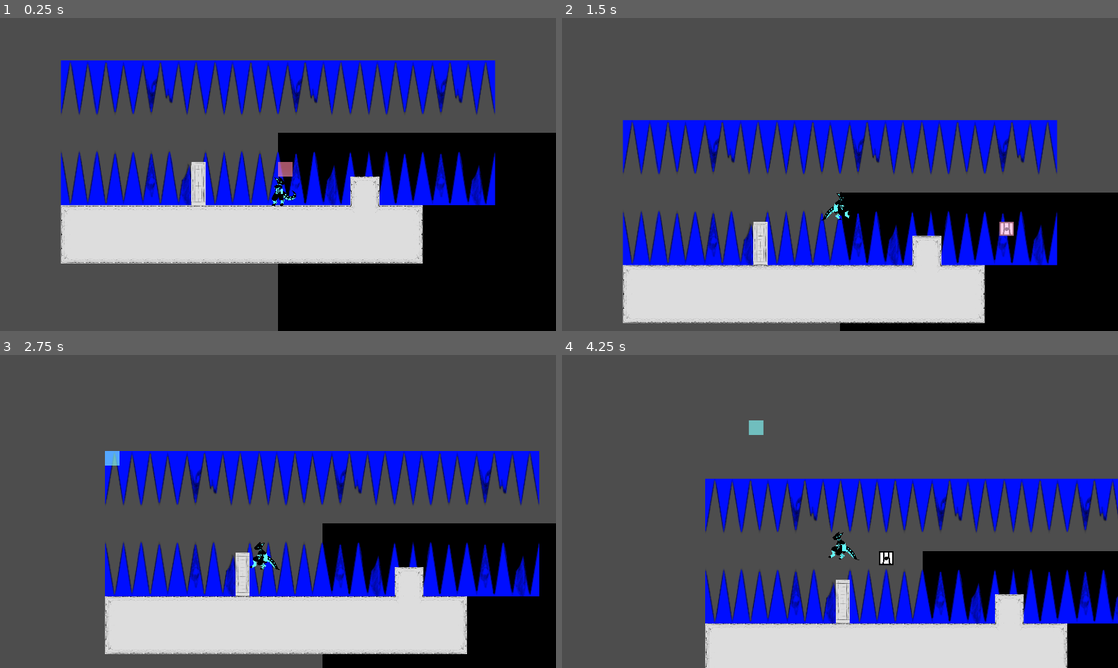
Above: before the commit, frames 1-4 (two rows, left to right).
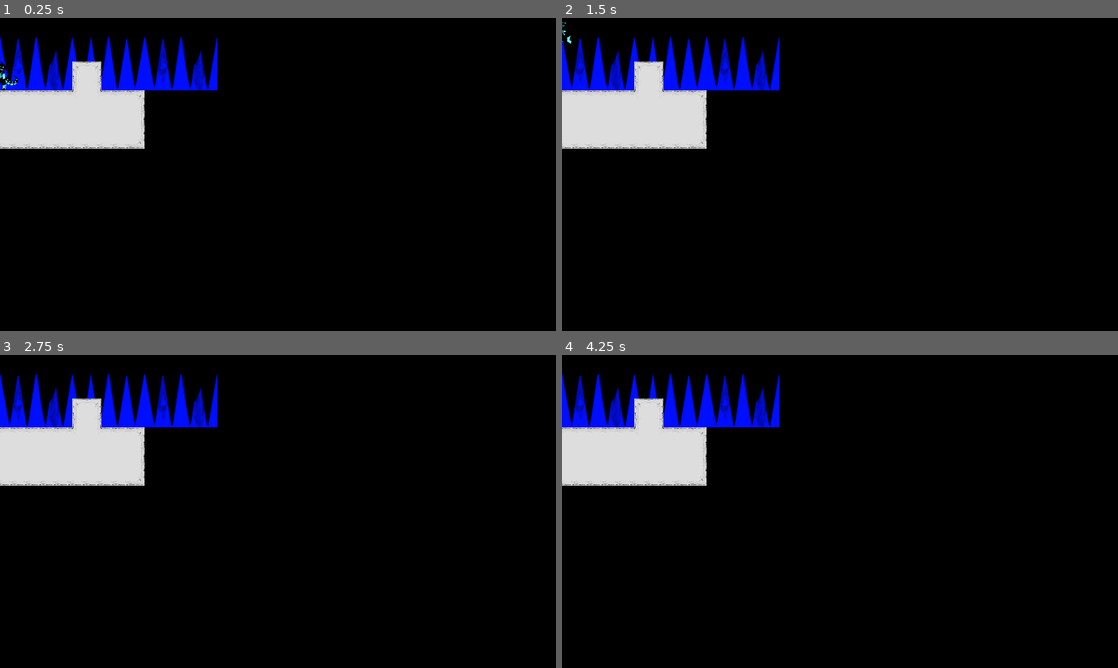
Above: after the commit, the same moments.

Repository: scales-in-git/TeamTime
Game: Godot game, scene res://Scenes/Levels/Debug/DebugLevel.tscn
The game is run twice, just before and just after one commit, with the same random seed, the same clock (stepped at 60 frames per second) and the same inputs. This scene is started directly instead of the project's main scene.
Inputs (mouse positions are in pixels of both pictures, inside the frame that each line leads up to):
- Up to frame 1 (0.25 s): no input
- Up to frame 2 (1.5 s): tap Enter (ui_accept) at 0.5 s; move the mouse to (812, 237) at 0.52 s; hold Right mouse button (player_block_delete) 0.53-1.28 s; hold W (player_up) from 0.53 s (still down); click (812, 237) at 0.67 s; tap Space (player_jump) at 0.77 s; move the mouse to (1006, 221) at 1.27 s; click (1006, 221) at 1.35 s
- Up to frame 3 (2.75 s): tap Space (player_jump) at 1.52 s; move the mouse to (111, 464) at 2.02 s; release W (player_up) at 2.03 s; hold A (player_left) from 2.03 s (still down); hold Q (player_delete_all) from 2.03 s (still down)
- Up to frame 4 (4.25 s): move the mouse to (867, 511) at 2.77 s; release Q (player_delete_all) at 2.78 s; tap E (player_interact) at 2.85 s; click (867, 511) at 2.92 s; tap Space (player_jump) at 3.02, 3.77 s; move the mouse to (756, 433) at 3.52 s; release A (player_left) at 3.53 s; hold S from 3.53 s (still down); hold F from 3.53 s (still down)

The runs differ from the first frame. In frame 1, 77% of the frame differs, in the area x 0-100%, y 0-100%; in frame 2, 87%; in frame 3, 89%; in frame 4, 94%.
Error after the commit: Attempt to call function 'get_global_mouse_position' in base 'null instance' on a null instance. (res://Scenes/Characters/Player/BlockPlaceHelper.gd:84)

Commit message:
Fixed camera not consistently transitioning through doors

Diff:
--- a/Scenes/Characters/Player/Player.gd
+++ b/Scenes/Characters/Player/Player.gd
@@ -81,6 +81,9 @@
 	$%PhantomCamera.follow_damping = true
 	$%PhantomCamera.follow_damping_value = Vector2(.2, .2)
 	$%PhantomCamera.follow_offset.y = -300
+	var camera_collection = $%CameraCollection
+	remove_child(camera_collection)
+	add_sibling(camera_collection)
 
 func load_sfx(sfx_to_load):
 	if $%sfx_player.stream != sfx_to_load:
--- a/Scenes/Characters/Player/Player.tscn
+++ b/Scenes/Characters/Player/Player.tscn
@@ -13,17 +13,17 @@
 [ext_resource type="Texture2D" uid="uid://bdm5eipd1m8bw" path="res://Glow.png" id="8_xst4l"]
 [ext_resource type="AudioStream" uid="uid://bdwl6qwo0cjy3" path="res://fx/sfx_spluh_ethan.mp3" id="12_rdi2b"]
 
+[sub_resource type="RectangleShape2D" id="RectangleShape2D_8y2kw"]
+size = Vector2(80, 190)
+
+[sub_resource type="RectangleShape2D" id="RectangleShape2D_gqvyu"]
+size = Vector2(95, 95)
+
 [sub_resource type="Resource" id="Resource_p3isv"]
 script = ExtResource("6_xst4l")
 duration = 1.0
 transition = 2
 ease = 2
-
-[sub_resource type="RectangleShape2D" id="RectangleShape2D_8y2kw"]
-size = Vector2(80, 190)
-
-[sub_resource type="RectangleShape2D" id="RectangleShape2D_gqvyu"]
-size = Vector2(95, 95)
 
 [node name="Player" type="CharacterBody2D" node_paths=PackedStringArray("animated_sprite")]
 collision_layer = 536870917
@@ -74,24 +74,6 @@
 texture = ExtResource("8_xst4l")
 texture_scale = 0.1
 height = 100.0
-
-[node name="Camera2D" type="Camera2D" parent="."]
-physics_interpolation_mode = 1
-
-[node name="PhantomCameraHost" type="Node" parent="Camera2D"]
-process_priority = 300
-process_physics_priority = 300
-script = ExtResource("3_gu5w3")
-metadata/_custom_type_script = "uid://bel636vbi2p7g"
-
-[node name="PhantomCamera" type="Node2D" parent="."]
-unique_name_in_owner = true
-script = ExtResource("5_ov5rv")
-priority = 5
-tween_resource = SubResource("Resource_p3isv")
-tween_on_load = false
-follow_damping = true
-metadata/_custom_type_script = "uid://76jmomq5wl5f"
 
 [node name="CollisionShape2D" type="CollisionShape2D" parent="."]
 position = Vector2(0, -95)
@@ -150,6 +132,27 @@
 wait_time = 0.2
 one_shot = true
 
+[node name="CameraCollection" type="Node2D" parent="."]
+unique_name_in_owner = true
+
+[node name="Camera2D" type="Camera2D" parent="CameraCollection"]
+physics_interpolation_mode = 1
+
+[node name="PhantomCameraHost" type="Node" parent="CameraCollection/Camera2D"]
+process_priority = 300
+process_physics_priority = 300
+script = ExtResource("3_gu5w3")
+metadata/_custom_type_script = "uid://bel636vbi2p7g"
+
+[node name="PhantomCamera" type="Node2D" parent="CameraCollection"]
+unique_name_in_owner = true
+script = ExtResource("5_ov5rv")
+priority = 5
+tween_resource = SubResource("Resource_p3isv")
+tween_on_load = false
+follow_damping = true
+metadata/_custom_type_script = "uid://76jmomq5wl5f"
+
 [connection signal="frame_changed" from="CanvasGroup/Sprite2D" to="CanvasGroup/Sprite2D" method="_on_frame_changed"]
 [connection signal="sprite_frames_changed" from="CanvasGroup/Sprite2D" to="CanvasGroup/Sprite2D" method="_on_sprite_frames_changed"]
 [connection signal="body_entered" from="BlockPlaceHelper/BlockPlaceCollision" to="BlockPlaceHelper" method="_on_block_place_collision_body_entered"]
